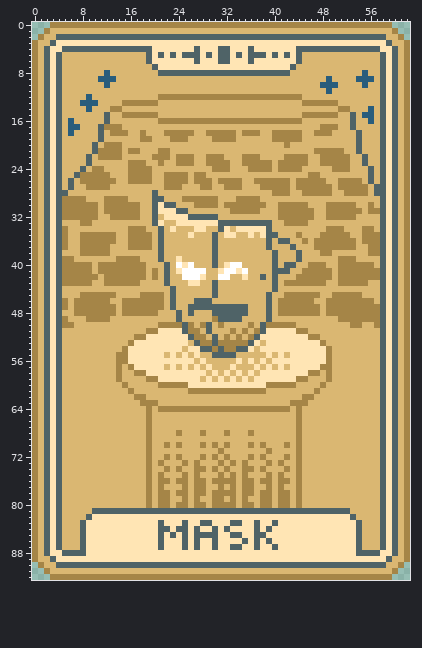
Pixel-art file, stored at assets/mask.aseprite. Above, as it was before the edit.
63x93 pixels, 1 frame.
New version:
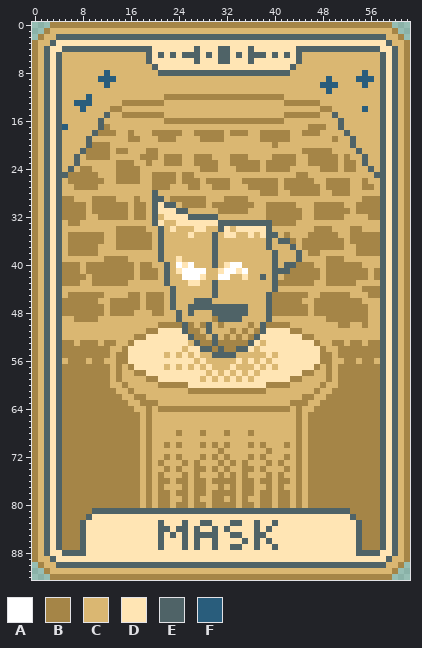
Palette (. is transparent): A #ffffff  B #a58547  C #dab772  D #ffe5b4  E #4f6367  F #295d7c
From old to new:
Changed rows in their new state; - is an unchanged pixel.
first column x 5:
12 ----------------C--------------------CCC-------------
13 --F--C----------B--------------------BBB---CCC-------
14 ---FC--------------------------------------BB-CC--FC-
15 ----------------B--------------------BBB---CCE--C-CC-
16 -C----EC--------C--------------------CCC------E-C--C-
17 FCC-----CC-------------------------------BB-CCE-C----
18 -C---EBB-CCB-C-BB---CCBB---C-B-CCBB---CCBB-CC--E-C---
19 ----E-C----BBCC-BB-CC--BB--CC----BB---CC-----B--EC---
20 ----EBB-CC-------------------------B-C----------EC---
21 ---EBB--C-BCC-BBCC----------------------BB---CC------
22 --E-BB--CC---BB-C-B-CCBB-CC-BB-CC--BB--CCBB---C------
23 --E-C----BB-CCB-CBB-CCBB--CCBB---C-B---CCBB---C-B----
24 -E-BBCC--BB--CC--------BB-CC-BB--C-B--CC---BB-C-B----
25 EBB---CC-BB--CCBB--C-BCC---------------BBCC--------CE
26 -BB----CCBB--CCBB--C-B-C-B--CCBB----C-B---CCBB--CCBC-
27 -CBB--CC-------BB-CC-BBCCBB-CC-BB---C-B----C-B--CC-BC
28 C--------------------------------BB-CCBB---CCBB-CCC-C
29 --CC-BB--CC-B-----BB----CC-BB--CC-----------------BBB
30 ----C-B----C-B------BB--C-B-----CCBB---CC-BB---CCBB-B
31 ----C-B----C-B------------BB---CC-BB----CCBB----C-B--
32 ----CCBB---C-B--------------------BB----CCBB---CC--BB
33 -BBCC------------------------------BB--CC------------
34 C--------BB-------------------------------BB-CC-BBCC-
35 CBB----CCBB--------------------------B-C-BB---CCBB---
36 CBB----CCBB---------------------------B--B-----C-B---
37 CBB---CC-BB-----------------------------BB-----CCBB--
38 -BB---CC---------------------------------BBCC----BB--
39 CC-----BB--CC-------------------------------BB-CC----
40 ---C-B------C-B------------------------BB-CCBB----CC-
41 ---C-B------C-B-----------------------BB---C-B-----C-
42 ----C-B-----C-B----------------------BB----C-B-----C-
43 ---CCBB----CC-----------------------B-----CCBB---CC--
44 --------------------------------------------------BBB
45 -BB----CC--BBC---------------------BB----CCBB---CC-BB
46 -B----CCBB---C---------------------B----CCBB------CC-
47 -B-----C-B---C---------------------B-----C-B-------CC
48 BB-----C-B--CCC-B------------------B-----C-B-------CC
49 C-BB--CC------------------------------------BB-----CC
50 CC------------------------------------C-------BBCCB-C
51 --------------------------------------B-C------------
52 ----------------------------------------B-C----------
53 BB-BBB-BB---------------------------------BC-BB-BB-BB
54 BBBBBBBB-----------------------------------BC-BBBBBBB
55 BBBBBBBB-----------------------------D-----B--BBBBBBB
56 -BBB-BB------------------------------------B---BB-BB-
57 BBBBBBBB-----------------------------D----BC--BBBBBBB
58 BBBBBBBB--------------------------------B-C---BBBBBBB
59 BBBBBBBB------------------------------B-C-----BBBBBBB
60 BBBBBBBB------------------------------C-------BBBBBBB
61 BBBBBBBBB------------------------------------BBBBBBBB
62 BBBBBBBBBB----------------------------------BBBBBBBBB
63 BBBBBBBBBBB--------------------------------BBBBBBBBBB
64 BBBBBBBBBBBB------------------------------BBBBBBBBBBB
65 BBBBBBBBBBBBB----------------------------BBBBBBBBBBBB
66 BBBBBBBBBBBBB----------------------------BBBBBBBBBBBB
67 BBBBBBBBBBBBB----------------------------BBBBBBBBBBBB
68 BBBBBBBBBBBBB----------------------------BBBBBBBBBBBB
69 BBBBBBBBBBBBB----------------------------BBBBBBBBBBBB
70 BBBBBBBBBBBBB----------------------------BBBBBBBBBBBB
71 BBBBBBBBBBBBB----------------------------BBBBBBBBBBBB
72 BBBBBBBBBBBBB----------------------------BBBBBBBBBBBB
73 BBBBBBBBBBBBB----------------------------BBBBBBBBBBBB
74 BBBBBBBBBBBBB----------------------------BBBBBBBBBBBB
75 BBBBBBBBBBBBB----------------------------BBBBBBBBBBBB
76 BBBBBBBBBBBBB----------------------------BBBBBBBBBBBB
77 BBBBBBBBBBBBB----------------------------BBBBBBBBBBBB
78 BBBBBBBBBBBBB----------------------------BBBBBBBBBBBB
79 BBBBBBBBBBBBB----------------------------BBBBBBBBBBBB
80 BBBBBBBBBBBBB----------------------------BBBBBBBBBBBB
81 BBBBB-------------------------------------------BBBBB
82 BBBB---------------------------------------------BBBB
83 BBB-----------------------------------------------BBB
84 BBB-----------------------------------------------BBB
85 BBB-----------------------------------------------BBB
86 BBB-----------------------------------------------BBB
87 BBB-----------------------------------------------BBB
Changed places in both pictures, as pixel boxes (x1, y1, x2, y2):
changed: (62, 94, 380, 550)
